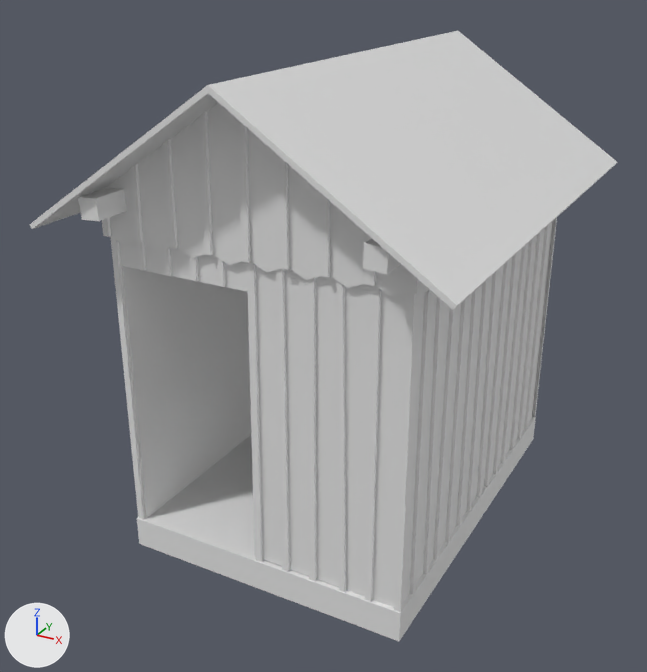
What one commit did to the Blender file Galgenhuette.blend.
Camera for both pictures: a camera (50 mm lens) standing at (2.44, -4.91, 3.38) and looking at (-0.14, -0.21, 1.03). Lighting does not change. The marker at lower left points along +X, +Y and +Z.
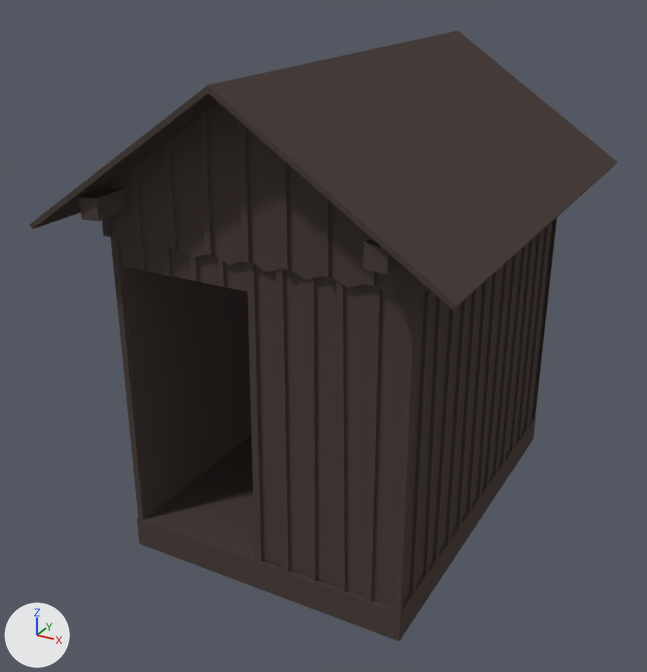
Where the newer file only moved an object's origin or applied its transform, the numbers keep the older frame.

The change, as a diff of the scene's bpy script:
```diff
--- a/Galgenhuette.blend.py
+++ b/Galgenhuette.blend.py
@@ mat_galgenhuette @@
+mat_galgenhuette = diffuse_material('Galgenhuette')
+mat_galgenhuette.base_color = (0.0776, 0.0583, 0.0527)  # dark grey #4f4441
@@ me_cube_006 @@
 me_cube_006.from_pydata(...)  # 72 vertices, 45 faces; spans x -0.94..0.94, y -0.01..0.01, z -0.44..0.44
+me_cube_006.materials.append(mat_galgenhuette)  # dark grey #4f4441
@@ me_cube_005 @@
 me_cube_005.from_pydata(...)  # 8 vertices, 6 faces; spans x -1.0..1.0, y -1.09..1.09, z -1.0..1.0
+me_cube_005.materials.append(mat_galgenhuette)  # dark grey #4f4441
@@ me_galgenhuette_002 @@
 me_galgenhuette_002.from_pydata(...)  # 8 vertices, 6 faces; spans x -1.24..0.0, y -1.55..0.0, z 1.95..2.8
+me_galgenhuette_002.materials.append(mat_galgenhuette)  # dark grey #4f4441
@@ me_cube_004 @@
 me_cube_004.from_pydata(...)  # 104 vertices, 65 faces; spans x -0.03..2.17, y -0.01..0.01, z -1.0..1.0
+me_cube_004.materials.append(mat_galgenhuette)  # dark grey #4f4441
@@ me_cube @@
 me_cube.from_pydata(...)  # 88 vertices, 55 faces; spans x -0.02..1.82, y -0.01..0.01, z -1.0..1.0
+me_cube.materials.append(mat_galgenhuette)  # dark grey #4f4441
@@ me_galgenhuette_001 @@
 me_galgenhuette_001.from_pydata(...)  # 45 vertices, 40 faces; spans x -0.936..0.0, y -1.279..0.0, z 1.847..2.762
+me_galgenhuette_001.materials.append(mat_galgenhuette)  # dark grey #4f4441
@@ me_cube_001 @@
 me_cube_001.from_pydata(...)  # 8 vertices, 6 faces; spans x -1.0..1.0, y -1.0..1.0, z -2.0..0.0
+me_cube_001.materials.append(mat_galgenhuette)  # dark grey #4f4441
@@ me_galgenhuette @@
 me_galgenhuette.from_pydata(...)  # 25 vertices, 17 faces; spans x -0.9..0.9, y -1.25..1.25, z 0.0..2.77
+me_galgenhuette.materials.append(mat_galgenhuette)  # dark grey #4f4441
```

Changed parts and their boxes [x1, y1, x2, y2] in the pictures (647 x 672 px):
'Galgenhuette', recoloured: [119, 222, 552, 607] in both
'Galgenhuette.002', recoloured: [29, 31, 617, 310] in both
'Galgenhuette.001', recoloured: [107, 103, 429, 296] in both
'Cube.001', recoloured: [110, 236, 416, 612] in both
'Cube', recoloured: [137, 416, 536, 641] in both
'Cube.004', recoloured: [410, 224, 550, 594] in both
'Cube.007', recoloured: [102, 111, 419, 294] in both
'Cube.005', recoloured: [78, 188, 127, 221] in both
'Cube.006', recoloured: [362, 239, 401, 274] in both
